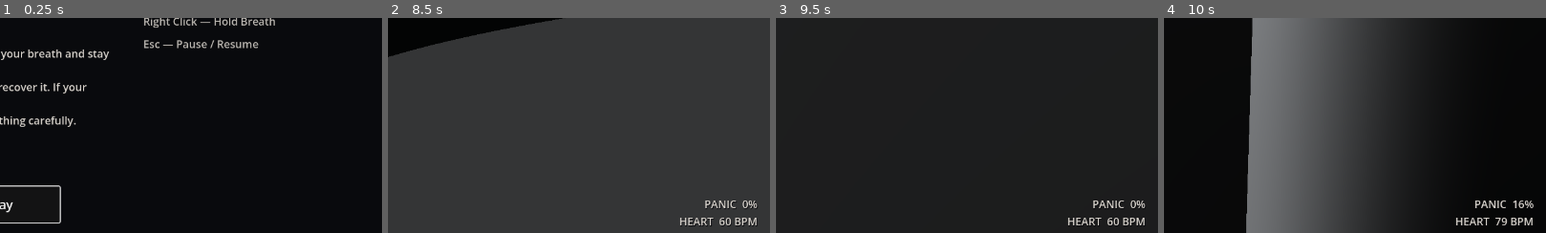
Above: before the commit, frames 1-4 (left to right).
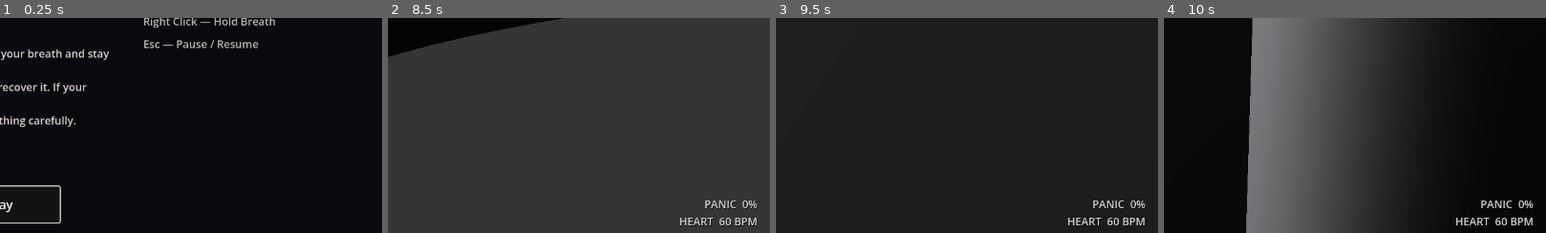
Above: after the commit, the same moments.

Repository: kaazkayy05/Project-3
Game: Godot game, scene res://demo/main_menu.tscn
Same seed, same stepped clock (60 frames per second), same inputs: the game is played once before the commit and once after it. Sound files missing from this copy of the repository are replaced by a short silence.
Inputs (mouse positions are % of the whole screen's width and height, from its top left):
- Up to frame 1 (0.25 s): no input
- Up to frame 2 (8.5 s): click "Play" at 0.5 s; tap Space at 1.25, 1.52, 2, 2.27, 3.77, 4.52, 5.27, 6.77, 7.52, 8.27 s; move the mouse to (72, 45) at 1.27 s; hold D 1.28-2.03 s; tap E every 2.25 s from 1.35 to 8.1 s; click (72, 45) at 1.42 s; move the mouse to (45, 50) at 2.02 s; hold W 2.03-6.53 s; tap Shift at 2.1, 6.6 s; move the mouse to (52, 48) at 2.77 s; tap R at 2.85, 5.1, 7.35 s; move the mouse to (49, 52) at 3.52 s; move the mouse to (57, 51) at 4.27 s; hold Shift 4.28-5.03 s; move the mouse to (42, 49) at 5.02 s; move the mouse to (51, 50) at 5.77 s; move the mouse to (46, 48) at 6.52 s; hold D 6.53-7.28 s; move the mouse to (55, 50) at 7.27 s; hold W from 7.28 s (still down); tap Enter at 8 s; move the mouse to (45, 50) at 8.02 s
- Up to frame 3 (9.5 s): keep holding W; move the mouse to (52, 48) at 8.77 s; hold Shift from 8.78 s (still down)
- Up to frame 4 (10 s): move the mouse to (49, 52) at 9.52 s; release W at 9.53 s; release Shift at 9.53 s; hold A from 9.53 s (still down); tap R at 9.6 s; tap Space at 9.77 s
The pictures show only the part of the screen within x 50-100%, y 47-97%; the shares and areas given below are measured in that part.

Frames 1-3 are identical in both runs. In frame 4, 0.4% of the frame differs, in the area x 81-97%, y 84-97%.

Commit message:
Balance monster hearing: decouple noise radius from visual pulse and raise hunt threshold

Diff:
--- a/echoes-of-home/systems/acoustic_pulse/acoustic_pulse_system.gd
+++ b/echoes-of-home/systems/acoustic_pulse/acoustic_pulse_system.gd
@@ -20,6 +20,11 @@
 @export var pulse_recharge_time: float = 6.0
 @export var base_pulse_radius: float = 36.0
 @export var base_pulse_speed: float = 8.0
+
+@export_group("Noise Emission Tuning")
+@export var base_pulse_noise_radius: float = 12.0
+@export var base_footstep_noise_radius: float = 5.0
+@export var base_gasp_noise_radius: float = 14.0
 
 var pulse_charges: int = 5
 var is_pulse_active: bool = false
@@ -66,8 +71,10 @@
 
 	pulse_started.emit(pulse_origin, effective_radius, duration)
 
-	# Rule 1 / Seam 1: broadcast sound event
-	_dispatch_noise_event(pulse_origin, 1.0 * current_surface_resonance, effective_radius)
+	# Decoupled pulse audio: lower intensity keeps monster in investigation state rather than hunting
+	var pulse_noise_radius: float = base_pulse_noise_radius * current_surface_resonance
+	var pulse_noise_intensity: float = 0.45 * current_surface_resonance
+	_dispatch_noise_event(pulse_origin, pulse_noise_intensity, pulse_noise_radius)
 	return true
 
 
@@ -103,14 +110,15 @@
 ## Seam 3 (Kayla): Involuntary gasp when lung stamina hits 0
 func trigger_involuntary_gasp(player_global_pos: Vector3) -> void:
 	var gasp_intensity: float = 1.5 * current_surface_resonance
-	var gasp_radius: float = base_pulse_radius * 1.2
+	var gasp_radius: float = base_gasp_noise_radius * current_surface_resonance
 	_dispatch_noise_event(player_global_pos, gasp_intensity, gasp_radius)
 
 
 func emit_footstep_noise(step_global_pos: Vector3, is_sprinting: bool) -> void:
 	var base_intensity: float = 0.7 if is_sprinting else 0.25
 	var effective_intensity: float = base_intensity * current_surface_resonance
-	var effective_radius: float = (base_pulse_radius * 0.6) * current_surface_resonance
+	var sprint_mult: float = 1.5 if is_sprinting else 1.0
+	var effective_radius: float = (base_footstep_noise_radius * sprint_mult) * current_surface_resonance
 	_dispatch_noise_event(step_global_pos, effective_intensity, effective_radius)
 
 
--- a/echoes-of-home/systems/monster_ai/monster_ai.gd
+++ b/echoes-of-home/systems/monster_ai/monster_ai.gd
@@ -19,7 +19,7 @@
 @export_group("Hearing")
 @export var hearing_threshold: float = 0.3
 @export var full_aggro_intensity: float = 1.5
-@export_range(0.0, 1.0) var hunting_aggro_threshold: float = 0.65
+@export_range(0.0, 1.0) var hunting_aggro_threshold: float = 0.85
 
 @export_group("Investigation")
 @export var investigation_duration: float = 2.5
